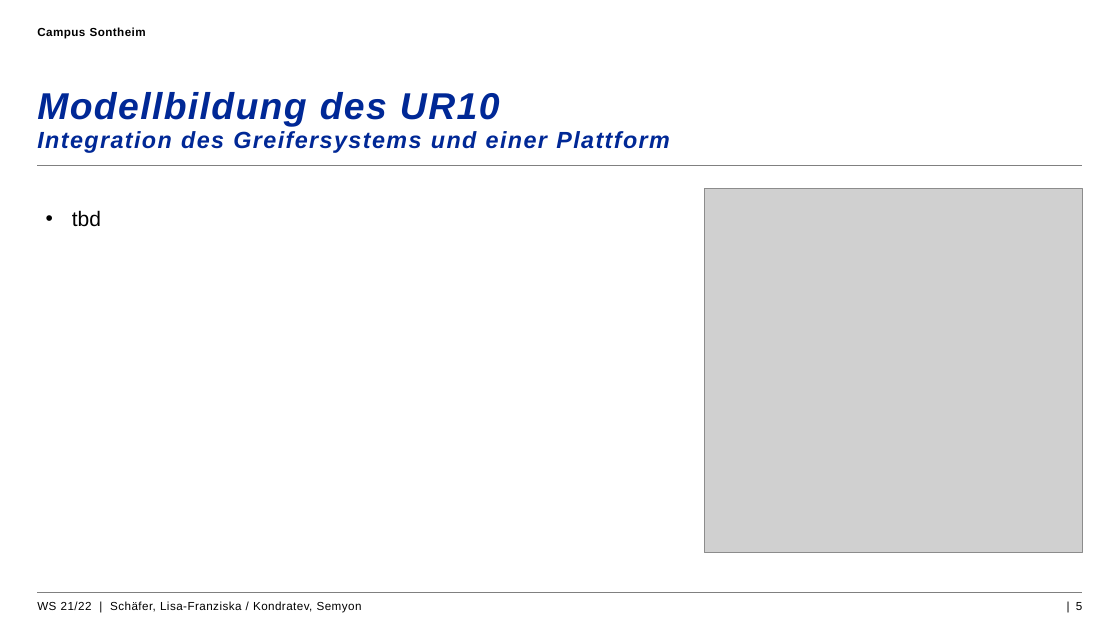
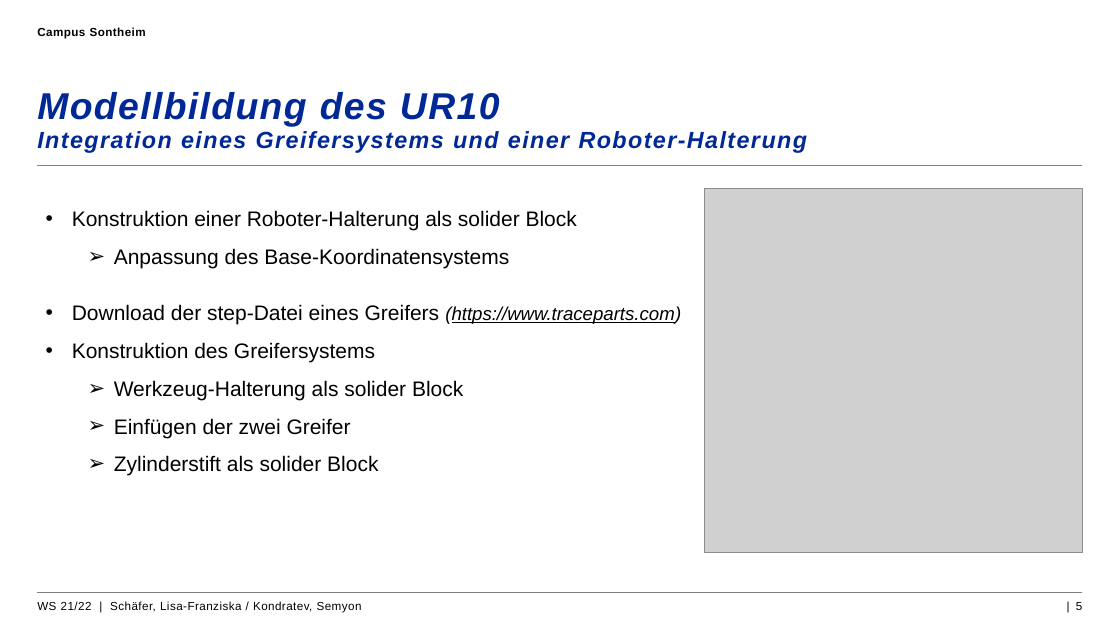
Before and after one commit to exdestruction/AKRobotik, a slide deck: slide 5 of Praesentation/AKR_Gruppe4_Zwischenstand.pptx. Drawn at 1120x630 pixels with LibreOffice and Linux fonts; fonts in the diff are those of the drawing; grey boxes stand for pictures; background and template pictures are left out. Boxes give left, top, right and bottom in pixels: in the first picture for what was removed or moved away, otherwise in the second. Text is boxed around its words. In the diff, an @@ line names an element or a change of style, - is before the commit and + after.

```diff
--- a/Praesentation/AKR_Gruppe4_Zwischenstand.pptx
+++ b/Praesentation/AKR_Gruppe4_Zwischenstand.pptx
@@ text at bbox=[37, 131, 807, 153]: text changed @@
-Integration des Greifersystems und einer Plattform
+Integration eines Greifersystems und einer Roboter-Halterung
@@ text removed at bbox=[72, 210, 101, 227] @@
-• tbd
@@ text added at bbox=[72, 210, 681, 476], 18 pt, text #000000 @@
+• Konstruktion einer Roboter-Halterung als solider Block
+  ➢ Anpassung des Base-Koordinatensystems
+• Download der step-Datei eines Greifers (https://www.traceparts.com)
+• Konstruktion des Greifersystems
+  ➢ Werkzeug-Halterung als solider Block
+  ➢ Einfügen der zwei Greifer
+  ➢ Zylinderstift als solider Block
```
Also in this commit, not shown: 2 other slides changed.
